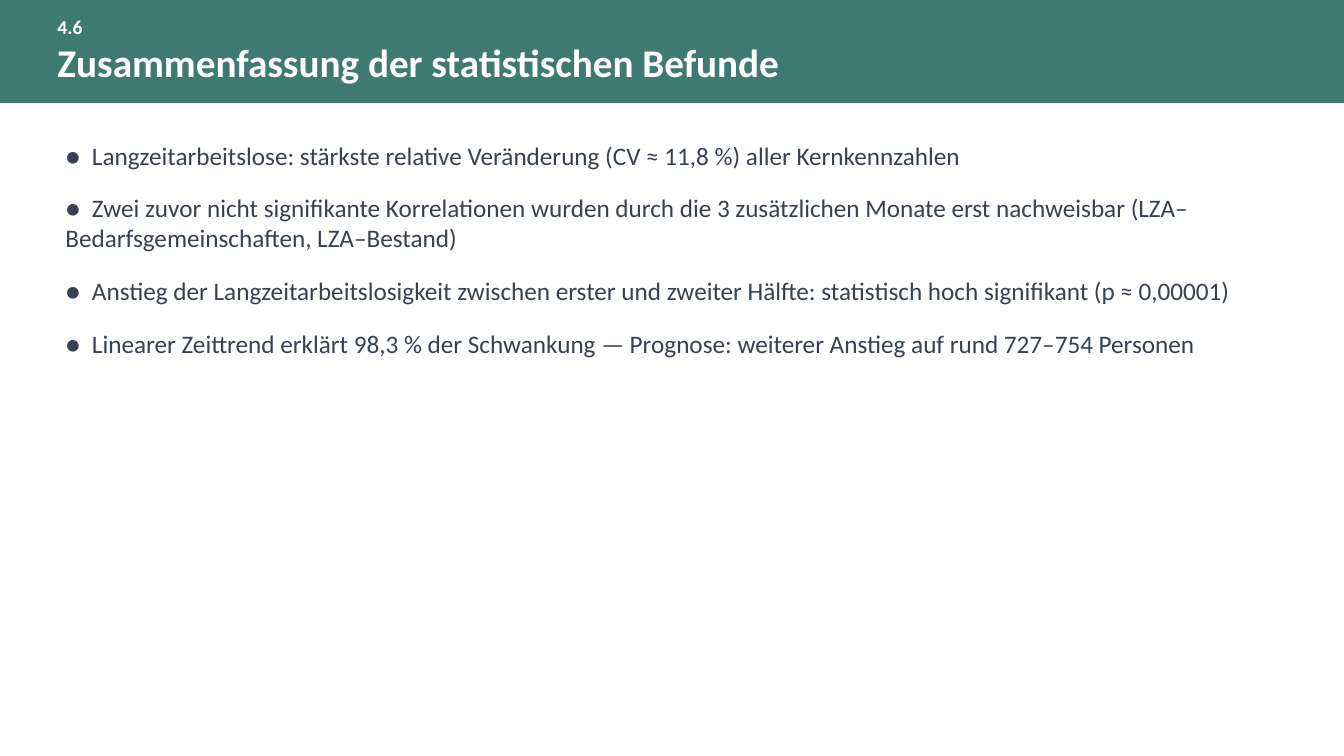
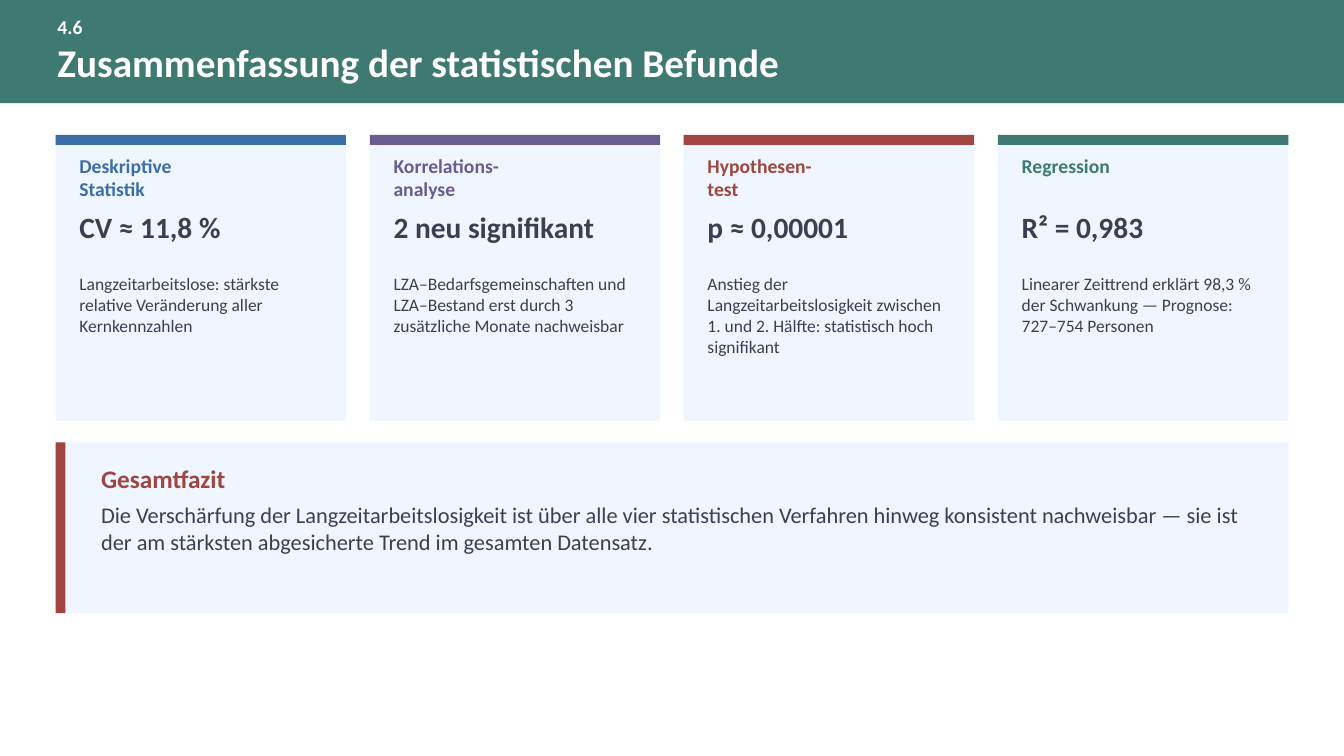
Before and after one commit to eufunk/arbeitsmarkt-regensburg, a slide deck: slide 26 of Dok/Projektpraesentation.pptx. Drawn at 1344x756 pixels with LibreOffice and Linux fonts; fonts in the diff are those of the drawing. Boxes give left, top, right and bottom in pixels: in the first picture for what was removed or moved away, otherwise in the second. Text is boxed around its words. In the diff, an @@ line names an element or a change of style, - is before the commit and + after.

Commit message:
Praesentation: Folien visuell ueberarbeiten, Sprechernotizen ergaenzen, Boxplot-Grafik ins Notebook verlagern
PPT: Folien 16-17, 19-26, 31, 37, 42, 46, 51, 56, 61, 63-64 auf
Kacheln/Panele umgestellt (weniger Aufzaehlung, mehr visuelle Struktur,
Zeitraum-/Achsen-Klarstellungen), allen 65 Folien zusammenhaengende
Sprechernotizen hinzugefuegt.

Notebook: alternative Verteilungsgrafik (Boxplot mit Einzelpunkten) aus
03_Statistik.ipynb heraus erzeugt statt in einem Wegwerf-Skript, damit jede
Abbildung im Ordner Dok/Abbildungen auf ihren Erzeugungsort im Notebook
rueckverfolgbar bleibt; Dokumentation entsprechend aktualisiert.

```diff
--- a/Dok/Projektpraesentation.pptx
+++ b/Dok/Projektpraesentation.pptx
@@ rectangle added at (x1=55, y1=135, x2=346, y2=420), fill #EFF6FF @@
@@ rectangle added at (x1=55, y1=135, x2=346, y2=145), fill #3B6EA8 @@
@@ text removed at (x1=65, y1=147, x2=1229, y2=358) @@
-● Langzeitarbeitslose: stärkste relative Veränderung (CV ≈ 11,8 %) aller Kernkennzahlen
-● Zwei zuvor nicht signifikante Korrelationen wurden durch die 3 zusätzlichen Monate erst nachweisbar (LZA–Bedarfsgemeinschaften, LZA–Bestand)
-● Anstieg der Langzeitarbeitslosigkeit zwischen erster und zweiter Hälfte: statistisch hoch signifikant (p ≈ 0,00001)
-● Linearer Zeittrend erklärt 98,3 % der Schwankung — Prognose: weiterer Anstieg auf rund 727–754 Personen
@@ rectangle added at (x1=370, y1=135, x2=660, y2=420), fill #EFF6FF @@
@@ rectangle added at (x1=370, y1=135, x2=660, y2=145), fill #6B5B8F @@
@@ rectangle added at (x1=683, y1=135, x2=973, y2=420), fill #EFF6FF @@
@@ rectangle added at (x1=683, y1=135, x2=973, y2=145), fill #A0453F @@
@@ rectangle added at (x1=997, y1=135, x2=1288, y2=420), fill #EFF6FF @@
@@ rectangle added at (x1=997, y1=135, x2=1288, y2=145), fill #3F7A72 @@
@@ text added at (x1=79, y1=159, x2=171, y2=196), 14 pt, text #3B6EA8, bold @@
+Deskriptive
+Statistik
@@ text added at (x1=394, y1=159, x2=499, y2=199), 14 pt, text #6B5B8F, bold @@
+Korrelations-
+analyse
@@ text added at (x1=707, y1=159, x2=811, y2=196), 14 pt, text #A0453F, bold @@
+Hypothesen-
+test
@@ text added at (x1=1022, y1=159, x2=1110, y2=177), 14 pt, text #3F7A72, bold @@
+Regression
@@ text added at (x1=79, y1=217, x2=192, y2=242), 21 pt, text #374151, bold @@
+CV ≈ 11,8 %
@@ text added at (x1=394, y1=217, x2=594, y2=243), 21 pt, text #374151, bold @@
+2 neu signifikant
@@ text added at (x1=707, y1=218, x2=848, y2=243), 21 pt, text #374151, bold @@
+p ≈ 0,00001
@@ text added at (x1=1022, y1=215, x2=1143, y2=242), 21 pt, text #374151, bold @@
+R² = 0,983
@@ text added at (x1=79, y1=278, x2=279, y2=332), 12.5 pt, text #374151 @@
+Langzeitarbeitslose: stärkste relative Veränderung aller Kernkennzahlen
@@ text added at (x1=394, y1=278, x2=626, y2=332), 12.5 pt, text #374151 @@
+LZA–Bedarfsgemeinschaften und LZA–Bestand erst durch 3 zusätzliche Monate nachweisbar
@@ text added at (x1=707, y1=278, x2=942, y2=356), 12.5 pt, text #374151 @@
+Anstieg der Langzeitarbeitslosigkeit zwischen 1. und 2. Hälfte: statistisch hoch signifikant
@@ text added at (x1=1022, y1=278, x2=1234, y2=332), 12.5 pt, text #374151 @@
+Linearer Zeittrend erklärt 98,3 % der Schwankung — Prognose: 727–754 Personen
@@ rectangle added at (x1=55, y1=442, x2=1288, y2=613), fill #EFF6FF @@
@@ rectangle added at (x1=55, y1=442, x2=65, y2=613), fill #A0453F @@
@@ text added at (x1=101, y1=470, x2=225, y2=488), 18 pt, text #A0453F, bold @@
+Gesamtfazit
@@ text added at (x1=101, y1=507, x2=1238, y2=554), 16 pt, text #374151 @@
+Die Verschärfung der Langzeitarbeitslosigkeit ist über alle vier statistischen Verfahren hinweg konsistent nachweisbar — sie ist der am stärksten abgesicherte Trend im gesamten Datensatz.
```
Also in this commit, not shown: 15 other slides changed, 3 other files.
